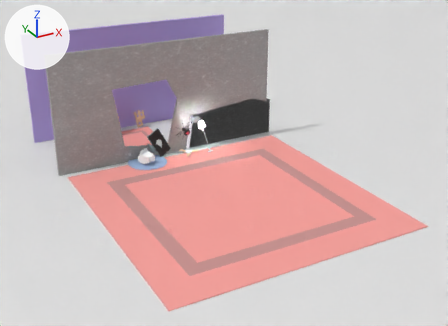
A saved change to the Blender file assets/models/TitleScene.blend.
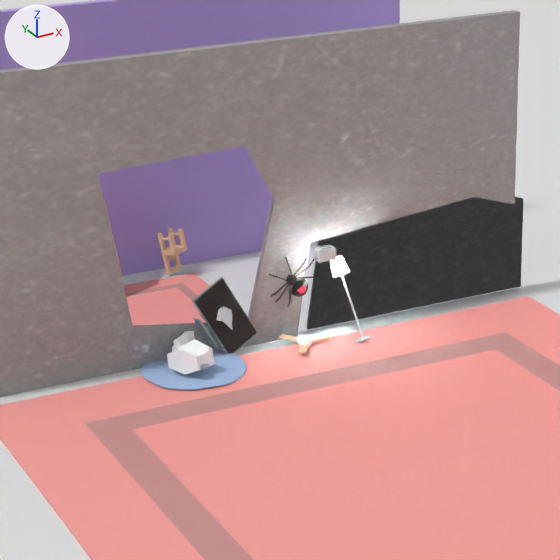
Each version appears first whole from a 50 mm camera at (-12.3, -28.38, 12.88) aimed at (0.63, -4.88, 1.13), and next in a close-up on the part from 17% to 63% of the width and 8% to 72% of the height. Every picture has the same lights, and +X, +Y and +Z are marked at upper left.

Script lines for the objects in view, before the commit:
```python
me_main_cell_002_cell_003 = bpy.data.meshes.new('main_cell.002_cell.003')
me_main_cell_002_cell_003.from_pydata(...)  # 36 vertices, 20 faces; spans x -0.41..0.52, y -0.09..0.11, z -1.51..1.27
me_main_cell_002_cell_003.materials.append(mat_material)  # picture img_beige_wall_001_rough_1k
me_mesh_rugsquare = bpy.data.meshes.new('Mesh rugSquare')
me_mesh_rugsquare.from_pydata(...)  # 40 vertices, 28 faces; spans x -0.26..1.55, y -0.19..1.65, z -0.3..-0.28
# faces by material slot: [20, 8]
me_mesh_rugsquare.materials.append(mat_carpet_018)  # pink #f9a39e
me_mesh_rugsquare.materials.append(mat_carpetdarker_004)  # pink #cd9491
me_mesh_toaster = bpy.data.meshes.new('Mesh toaster')
me_mesh_toaster.from_pydata(...)  # 351 vertices, 220 faces; spans x -0.45..-0.074, y -0.287..-0.087, z -0.297..-0.037
# faces by material slot: [74, 146]
me_mesh_toaster.materials.append(mat_metalmedium_016)  # grey #a3b6b6
me_mesh_toaster.materials.append(mat_metal_055)  # white #dfeaec
ob_main_cell_002_cell_001 = bpy.data.objects.new('main_cell.002_cell.001', me_main_cell_002_cell_003)
ob_main_cell_002_cell_001.location = (0.03, -0.01, 4.73)
ob_rugsquare_clone = bpy.data.objects.new('rugSquare(Clone)', me_mesh_rugsquare)
ob_rugsquare_clone.location = (-3.98, -11.33, 0.88)
ob_rugsquare_clone.scale = (6.54, 6.54, 3.05)
ob_toaster_clone = bpy.data.objects.new('toaster(Clone)', me_mesh_toaster)
ob_toaster_clone.location = (0.9, -1.78, 2.55)
# also in view: 'main_cell.001_cell.003' at (3.67, 0.0, 1.24); 'main_cell.004_cell.002' at (-4.17, 0.0, 0.6); 'chair(Clone)' at (0.06, 4.39, 0.55); 'televisionModern(Clone)' at (-0.69, -0.26, 0.77); 'Water' at (-1.59, -0.75, 0.06)
```
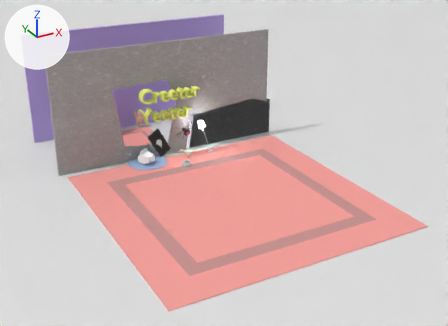
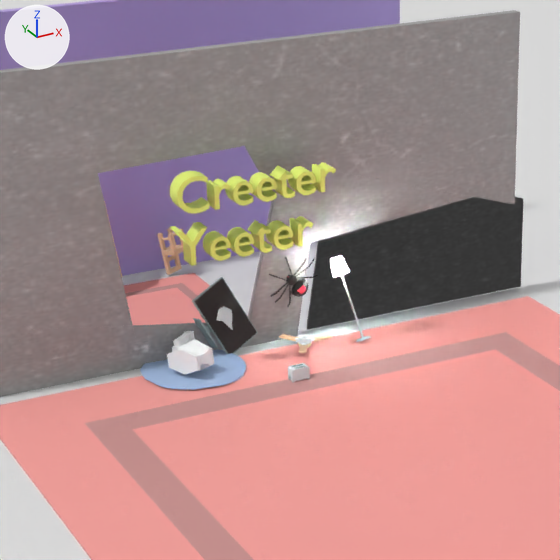
The change in detail:
Material 'Material.005' (mat_material_005) is new.
Its base color is (0.851, 1.0, 0.203) (yellow #eeff7c).
Text 'Text' (txt_text) is new.
Its body is 'Creeter\nYeeter'.
It uses material mat_material_005 (yellow #eeff7c).
Its extrude is 0.19.
Object 'toaster(Clone)' (ob_toaster_clone) moves from (0.9, -1.78, 2.55) to (0.23, -1.92, 0.34).
Object 'Text' (ob_text) is new; it shows txt_text.
Its location is (-1.86, -0.75, 3.22).
Its rotation in degrees is (90, 0, 0).

Where the change shows, as pixel boxes [x1, y1, x2, y2] in the close-ups (560 x 560 px):
'Text', added (yellow)
    after: [170, 162, 336, 266]
'toaster(Clone)', moved
    before: [314, 245, 336, 264]
    after: [288, 363, 310, 383]
